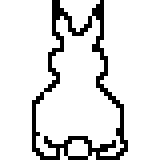
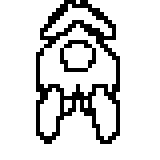
Revision of a layered (160, 160) image; what changed, layer by layer:
showed group "backJump" (3 layers) over 36, 0, 120, 144
added layer "backJumpShape copy" in group "backJump" over 36, 0, 120, 144
hid group "backIdle" (3 layers) over 32, 0, 128, 160
hid "backIdleShape" over 32, 0, 128, 160
hid "backIdleFill" over 36, 16, 124, 156
